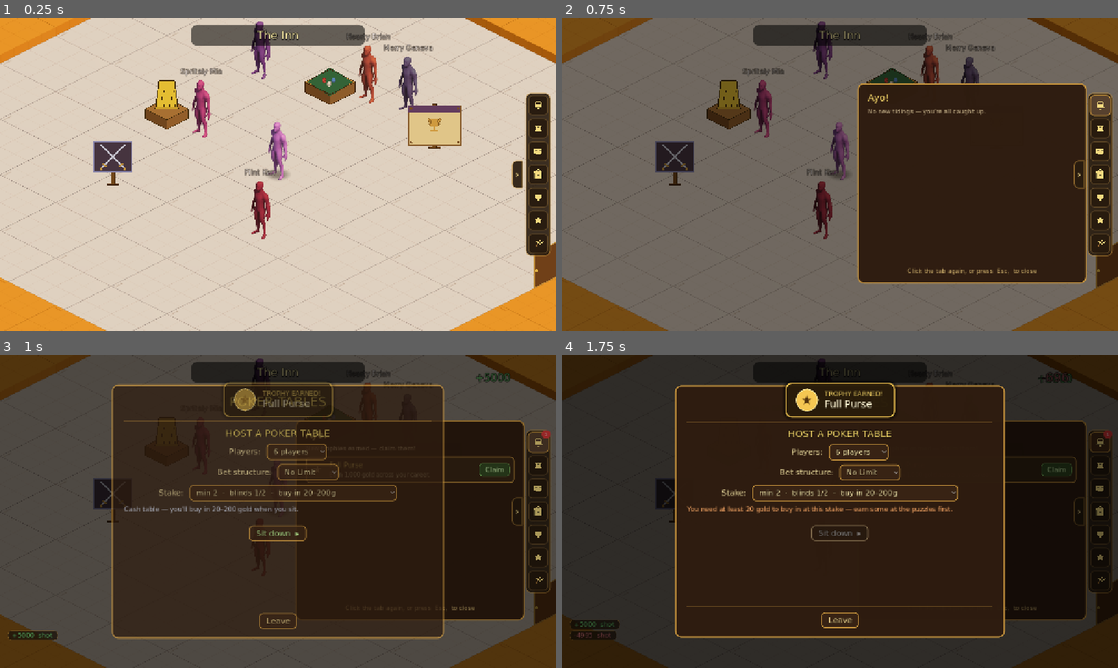
Above: before the commit, frames 1-4 (two rows, left to right).
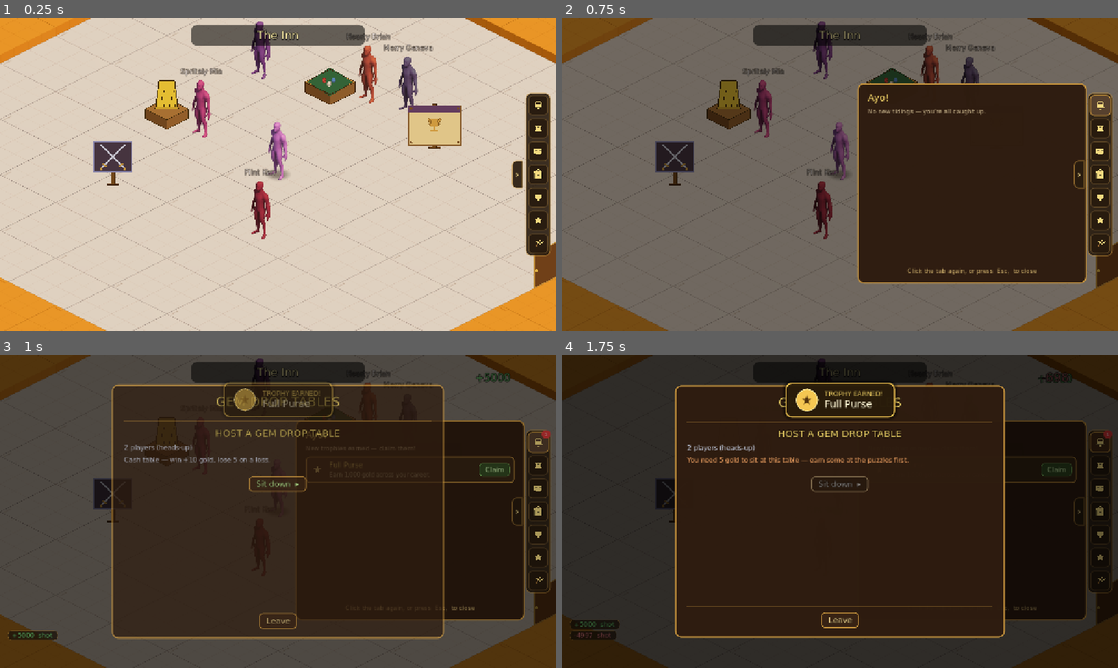
Above: after the commit, the same moments.

Repository: TairoyZone/shivaliva-shanty
Game: Godot game, scene res://tools/shot_parlor.tscn
The game is run twice, just before and just after one commit, with the same random seed, the same clock (stepped at 60 frames per second) and the same inputs. This scene is started directly instead of the project's main scene.
Inputs (mouse positions are in pixels of both pictures, inside the frame that each line leads up to):
- Up to frame 1 (0.25 s): no input
- Up to frame 2 (0.75 s): click "0" at 0.5 s
- Up to frame 3 (1 s): no input
- Up to frame 4 (1.75 s): tap Enter (ui_accept) at 1.25, 1.52 s; move the mouse to (962, 495) at 1.27 s; hold D (move_right) from 1.28 s (still down); hold E (interact) from 1.28 s (still down); click (962, 495) at 1.42 s

Frames 1-2 are identical in both runs. In frame 3, 2.3% of the frame differs, in the area x 22-72%, y 13-60%; in frame 4, 2.6%, in the area x 4-91%, y 6-90%.

Commit message:
feat(parlor): gate Gem Drop on its stake too — no sitting down broke
Gem Drop now gates the Sit button the same way poker does: you must be able to
cover the 5-gold stake (the loss billed at exit) to sit. A player under 5 gold
sees a disabled Sit + "You need 5 gold to sit at this table" instead of being
able to play with nothing on the line. It still bills at EXIT (no launch charge),
the gate just stops a broke sit-down.

- gem_drop.gd: add `class_name GemDropScene` so the table sources the stake/win
  numbers from one place (the existing [GemDropScene] doc-links resolve now too)
- table.gd: _cash_cost() -> GemDropScene.PLAY_COST_ON_EXIT; _cash_note() formats
  from the scene constants so gate/label/billing never disagree
- parlor_browser.gd: _can_afford() gates every non-poker game on its cash_cost
  (charged-at-launch or exit-billed alike), not only charges_buy_in games

Verified: headless parse scan + two Gem Drop lobby screenshots (cash + broke).

Co-Authored-By: Claude Opus 4.8 (1M context) <noreply@anthropic.com>

Diff:
--- a/interface/parlor_browser/parlor_browser.gd
+++ b/interface/parlor_browser/parlor_browser.gd
@@ -228,15 +228,14 @@
 	_create_seats = clampi(default_seats, int(_active["min_seats"]), int(_active["max_seats"]))
 
 
-# Parlor play is cash-only now — can the player cover the buy-in for the chosen game/stake? Gem Drop
-# bills at exit (never up-front) and caps the loss to your gold, so it's always affordable.
+# Parlor play is cash-only now — can the player cover the stake for the chosen game? Poker checks the
+# buy-in; every other game gates on its cash_cost, whether that's charged at launch or billed at exit
+# (Gem Drop). You must be able to cover the stake to sit down.
 func _can_afford() -> bool:
 
 	if _is_poker():
 		return PlayerState.total_coins >= PokerConfig.buy_in_min(_create_min_bet)
-	if bool(_active.get("charges_buy_in", false)):
-		return PlayerState.total_coins >= int(_active.get("cash_cost", 0))
-	return true
+	return PlayerState.total_coins >= int(_active.get("cash_cost", 0))
 
 
 # --- Handlers ---------------------------------------------------------
--- a/puzzles/gem_drop/gem_drop.gd
+++ b/puzzles/gem_drop/gem_drop.gd
@@ -3,6 +3,7 @@
 ## click-to-dismiss, and the winnings helper from [PuzzleScene]; this
 ## script only owns puzzle-specific UI label bindings + signal wiring. Extends [VersusPuzzleScene] so the
 ## NPC opponent inherits situational awareness + the talk-influence seam (open board → no _own_secret_view).
+class_name GemDropScene
 extends VersusPuzzleScene
 
 
@@ -14,9 +15,9 @@
 const AI_COLOR : Color = Palette.GEM_RUBY_LIGHT
 const INACTIVE_DIM : float = 0.45  # multiplier on the identity color
 const WINNINGS_ON_VICTORY := 10
-## Gold taken on the way OUT if the human didn't win this
-## session. Covers both completed losses and mid-match Leaves —
-## winners exit free. Should match [member GemDropTable.play_cost].
+## Gold taken on the way OUT if the human didn't win this session. Covers both completed losses and
+## mid-match Leaves — winners exit free. This is the STAKE: [GemDropTable] reads it for the lobby's
+## affordability gate + note, so the gate, the label, and the billing never disagree.
 const PLAY_COST_ON_EXIT : int = 5
 ## Rapport gained with the opponent for finishing a match, plus a bonus
 ## for beating them.
--- a/puzzles/gem_drop/table/table.gd
+++ b/puzzles/gem_drop/table/table.gd
@@ -10,9 +10,10 @@
 
 
 # --- Parlor config (see [ParlorTable]) --------------------------------
-# Gem Drop: fixed 2 seats (you + 1 opponent); NO entry buy-in — the cost
-# is billed at puzzle EXIT (a clean -5 toast), and a FREE table suppresses
-# it entirely inside [GemDropScene]. So it charges nothing at launch.
+# Gem Drop: fixed 2 seats (you + 1 opponent); NO entry buy-in — the stake is billed at puzzle EXIT (a
+# clean -5 toast on a loss). It still charges nothing at LAUNCH, but you must be able to COVER the stake
+# to sit (the lobby gates the Sit button on _cash_cost, same as poker's buy-in). Numbers come from
+# [GemDropScene] so the gate, the note, and the actual billing never disagree.
 
 func _game_id() -> String:
 	return "gem_drop"
@@ -20,12 +21,14 @@
 func _game_name() -> String:
 	return "Gem Drop"
 
+# The stake you risk (the loss billed at exit) — what the lobby checks you can afford before seating you.
 func _cash_cost() -> int:
-	return 0
+	return GemDropScene.PLAY_COST_ON_EXIT
 
 func _cash_note() -> String:
-	return "win +10 gold, lose 5 on a loss"
+	return "win +%d gold, lose %d on a loss" % [GemDropScene.WINNINGS_ON_VICTORY, GemDropScene.PLAY_COST_ON_EXIT]
 
+# Billed at EXIT, not launch — so launch_table never deducts up front (the gate already ensured you can pay).
 func _charges_buy_in() -> bool:
 	return false
 
--- a/tools/shot_parlor.gd
+++ b/tools/shot_parlor.gd
@@ -20,11 +20,9 @@
 	await get_tree().create_timer(0.9).timeout
 
 	_set_gold(5000)
-	await _shoot("poker", "look_parlor_poker_cash.png")    # affordable: Sit enabled, cash note, no checkbox
-	_set_gold(5)
-	await _shoot("poker", "look_parlor_poker_broke.png")   # broke: Sit disabled + orange "need 20 gold" note
-	_set_gold(5000)
-	await _shoot("gem_drop", "look_parlor_gemdrop.png")    # exit-billed: always affordable, plain cash note
+	await _shoot("gem_drop", "look_parlor_gemdrop_cash.png")   # affordable: Sit enabled, "win +10 / lose 5"
+	_set_gold(3)
+	await _shoot("gem_drop", "look_parlor_gemdrop_broke.png")  # broke: Sit disabled + "need 5 gold" note
 	get_tree().quit()
 
 
